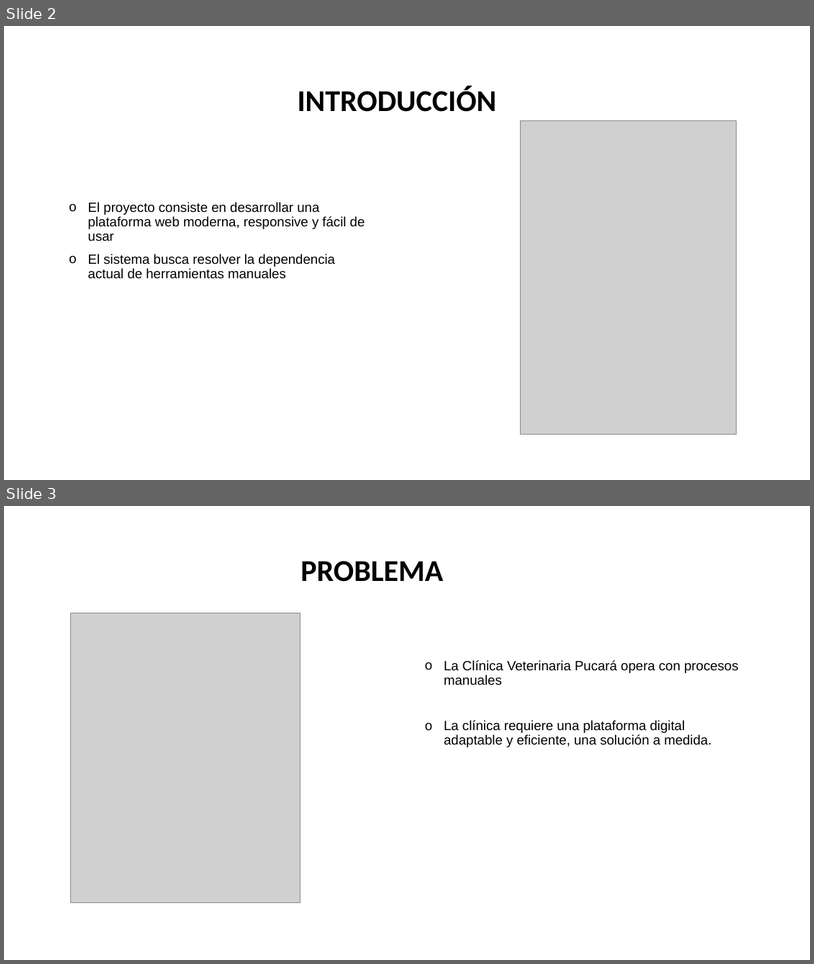
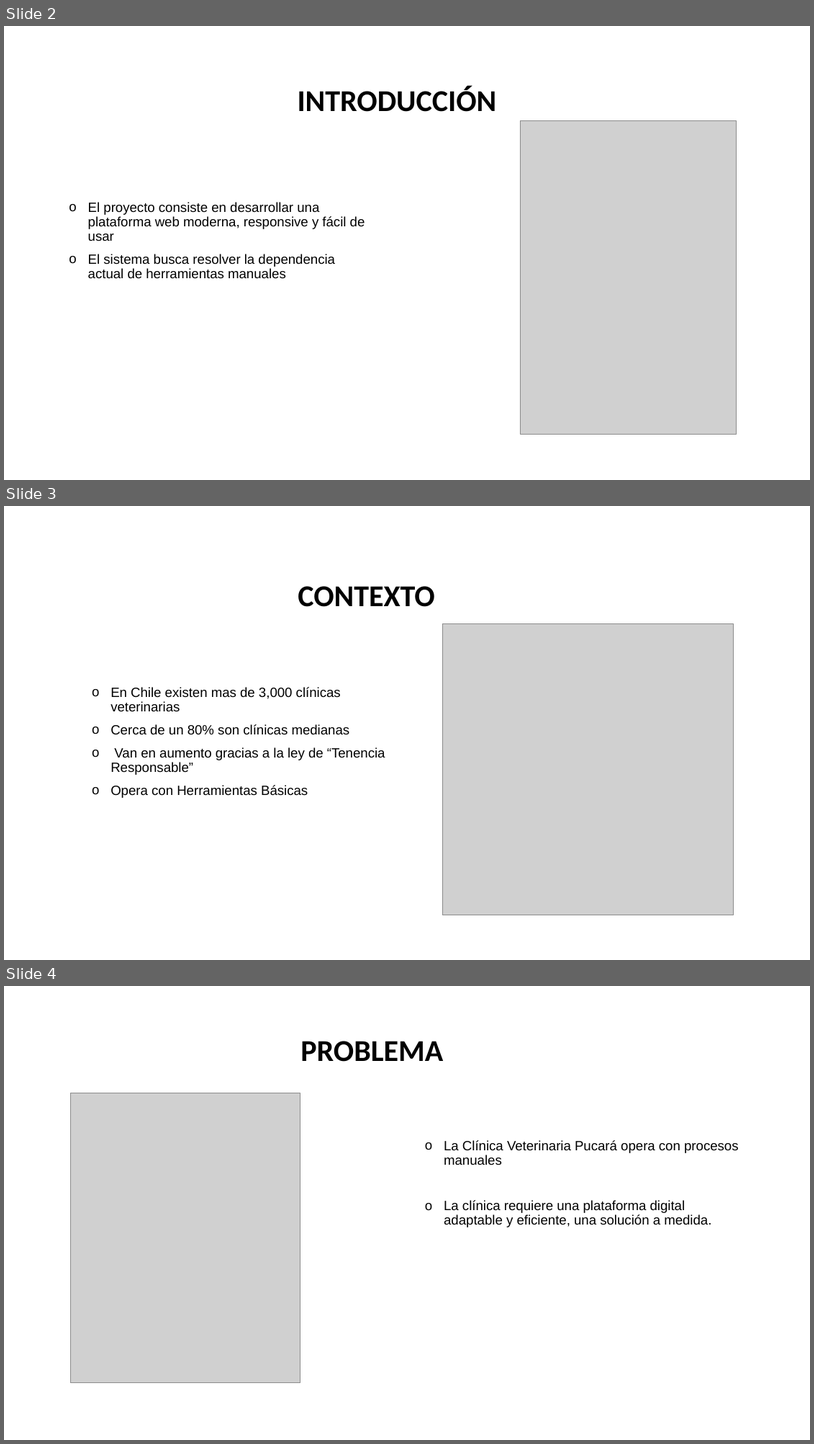
Before and after one commit to 4vil4/VeterinariaPucara, a slide deck: FASE 3/Evidencias Grupales/Presentación Capstone.pptx. Shown one above the other, each under a label of ours: slides 2 and 3 before the commit, slides 2, 3 and 4 after it. The pictures are 814x964 and 814x1444 pixels, drawn with LibreOffice and Linux fonts; fonts in the diff are those of the drawing; grey boxes stand for pictures; background and template pictures are left out. Boxes give left, top, right and bottom in pixels: in the first picture for what was removed or moved away, otherwise in the second. Text is boxed around its words. In the diff, an @@ line names an element or a change of style, - is before the commit and + after.

```diff
--- a/FASE 3/Evidencias Grupales/Presentación Capstone.pptx
+++ b/FASE 3/Evidencias Grupales/Presentación Capstone.pptx
@@ slide 3 added at (4,506,810,960), background #FFFFFF @@
@@ text added at (298,586,435,607), 36 pt, text #000000, bold @@
+CONTEXTO
@@ picture added at (442,624,733,915) @@
@@ text added at (111,687,386,798), 16 pt, text #000000 @@
+o En Chile existen mas de 3,000 clínicas veterinarias
+o Cerca de un 80% son clínicas medianas
+o Van en aumento gracias a la ley de “Tenencia Responsable”
+o Opera con Herramientas Básicas
@@ what was slide 3 is now slide 4 @@
```
Also in this commit, not shown: 6 slides changed, 1 other slide added, 2 slides removed, 1 other file.
